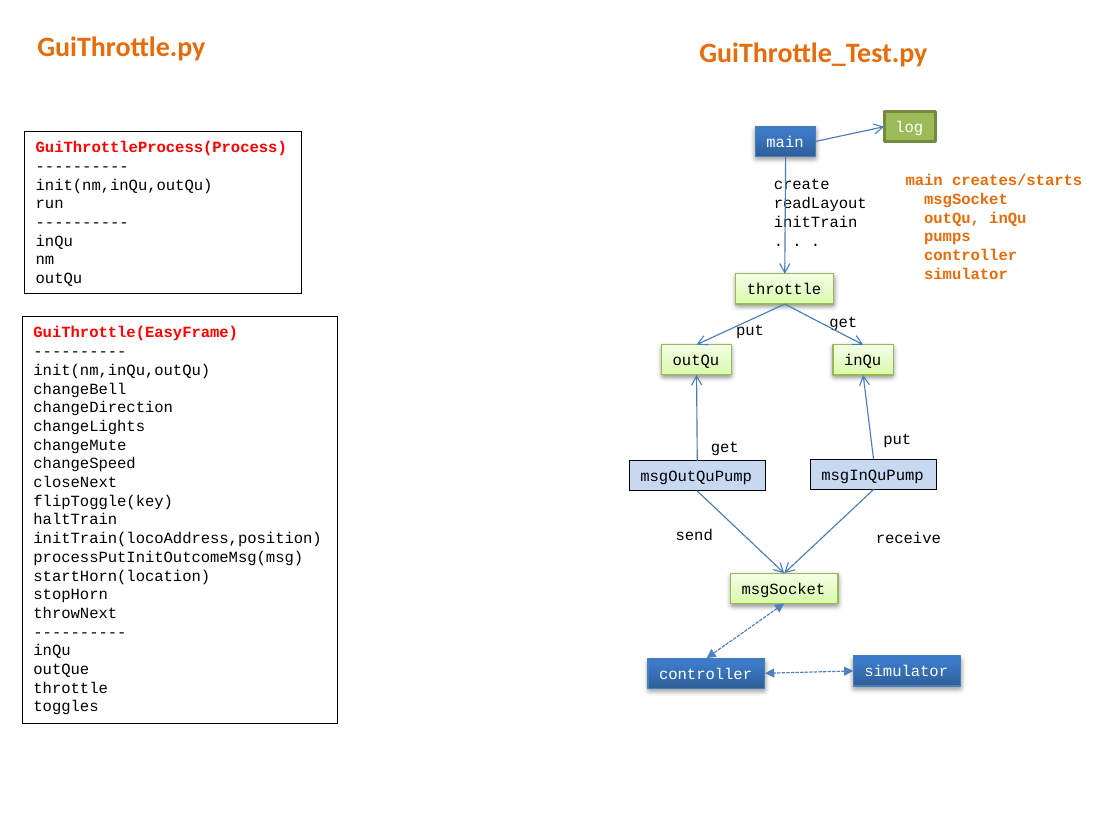
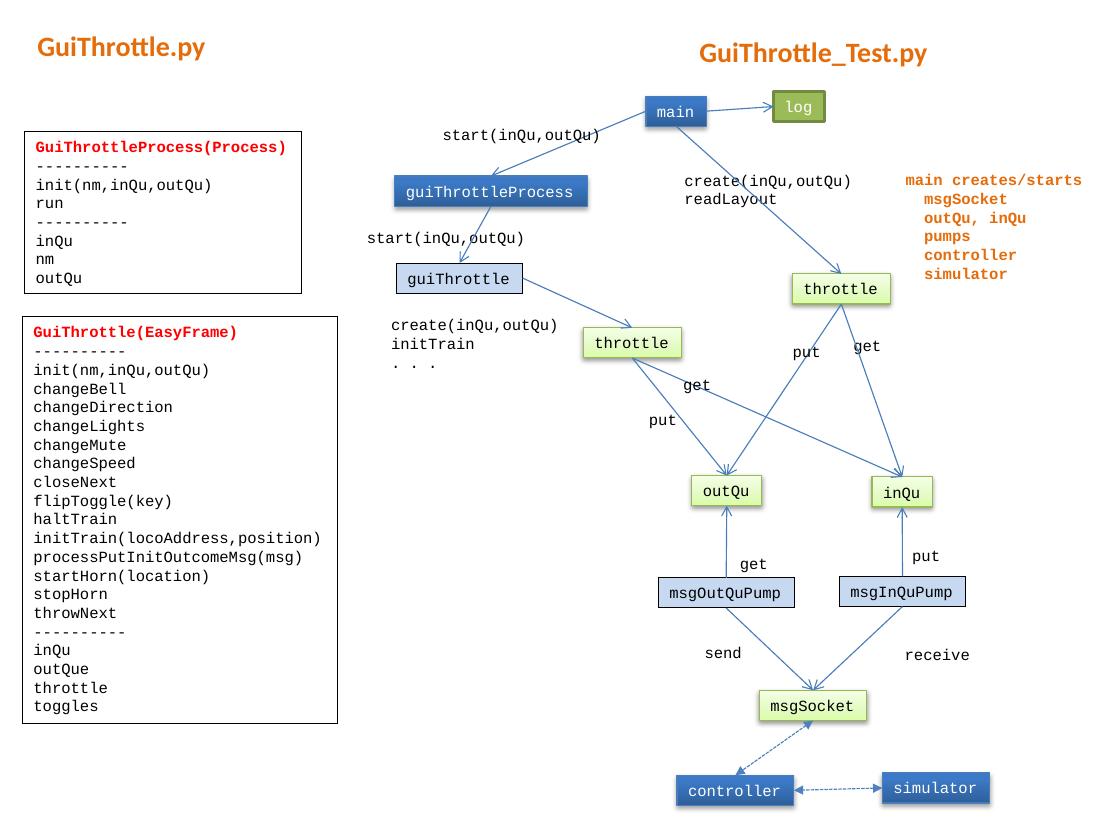
Before and after one commit to mlozborne/motin, a slide deck: slide 10 of Scripting/ScriptingDocumenation/DesignDiagrams.pptx. Drawn at 1120x840 pixels with LibreOffice and Linux fonts; fonts in the diff are those of the drawing. Boxes give left, top, right and bottom in pixels: in the first picture for what was removed or moved away, otherwise in the second. Text is boxed around its words. In the diff, an @@ line names an element or a change of style, - is before the commit and + after.

```diff
--- a/Scripting/ScriptingDocumenation/DesignDiagrams.pptx
+++ b/Scripting/ScriptingDocumenation/DesignDiagrams.pptx
@@ arrow added from (646, 111) to (491, 176), #4B7EBC 0.75 pt @@
@@ rectangle "main": place and size @@
-rectangle "main" at (756, 127, 816, 157)
+rectangle "main" at (646, 96, 707, 127)
@@ arrow moved from (815, 141) - (885, 127) to (707, 111) - (774, 106) @@
@@ rectangle "log": place and size @@
-rectangle "log" at (885, 112, 935, 142)
+rectangle "log" at (774, 92, 824, 122)
@@ text added at (443, 129, 601, 146), 10 pt, text #000000 @@
+start(inQu,outQu)
@@ arrow moved from (785, 157) - (785, 274) to (676, 127) - (841, 274) @@
@@ rectangle added at (395, 176, 588, 206), fill gradient #2F5F99 to #3D7CC7 to #3A7CCB, outline #4B7EBC 0.75 pt, 10 pt, text #FFFFFF @@
+guiThrottleProcess
@@ text "create(inQu,outQu)": place and size @@
-text "create(inQu,outQu)" at (774, 178, 867, 232)
+text "create(inQu,outQu)" at (684, 174, 851, 210)
@@ text at (684, 174, 851, 191): text changed @@
-create
+create(inQu,outQu)
@@ arrow added from (491, 206) to (459, 263), #4B7EBC 0.75 pt @@
@@ text added at (367, 232, 525, 249), 10 pt, text #000000 @@
+start(inQu,outQu)
@@ text at (774, 215, 858, 232): paragraphs removed @@
-initTrain
-. . .
@@ rectangle added at (396, 263, 523, 293), fill #C6D9F1, outline #000000 0.75 pt, 10 pt, text #000000 @@
+guiThrottle
@@ arrow added from (523, 278) to (633, 328), #4B7EBC 0.75 pt @@
@@ rectangle "throttle": place and size @@
-rectangle "throttle" at (736, 274, 834, 305)
+rectangle "throttle" at (792, 274, 890, 305)
@@ text added at (391, 319, 558, 349), 10 pt, text #000000 @@
+create(inQu,outQu)
+initTrain
+. . .
@@ rectangle added at (584, 328, 682, 358), fill gradient #DAFDA7 to #E4FCC2 to #F5FFE7, outline #98B955 0.75 pt, 10 pt, text #000000 @@
+throttle
@@ arrow moved from (785, 305) - (697, 345) to (841, 305) - (727, 476) @@
@@ arrow moved from (785, 305) - (864, 345) to (841, 305) - (903, 477) @@
@@ arrow added from (633, 358) to (903, 477), #4B7EBC 0.75 pt @@
@@ arrow added from (633, 358) to (727, 476), #4B7EBC 0.75 pt @@
@@ text "put": place and size @@
-text "put" at (736, 324, 764, 339)
+text "put" at (793, 345, 821, 362)
@@ text "get": place and size @@
-text "get" at (829, 316, 857, 332)
+text "get" at (853, 339, 881, 356)
@@ text added at (683, 379, 711, 394), 10 pt, text #000000 @@
+get
@@ text added at (649, 413, 677, 429), 10 pt, text #000000 @@
+put
@@ rectangle "outQu": place and size @@
-rectangle "outQu" at (662, 345, 731, 375)
+rectangle "outQu" at (692, 476, 762, 506)
@@ rectangle "inQu": place and size @@
-rectangle "inQu" at (833, 345, 894, 375)
+rectangle "inQu" at (872, 477, 933, 507)
@@ arrow moved from (698, 460) - (697, 375) to (726, 578) - (727, 505) @@
@@ arrow moved from (874, 459) - (864, 375) to (903, 577) - (903, 507) @@
@@ 4 texts, 3 rectangles, 2 double arrows, 1 arrow: place and size @@
-4 texts, 3 rectangles, 2 double arrows, 1 arrow at (648, 433, 961, 689)
+4 texts, 3 rectangles, 2 double arrows, 1 arrow at (676, 550, 990, 805)
@@ 2 rectangles, 1 arrow: place and size @@
-2 rectangles, 1 arrow at (629, 459, 937, 573)
+2 rectangles, 1 arrow at (659, 577, 965, 690)
```
Also in this commit, not shown: 1 other slide changed, 4 other files.
